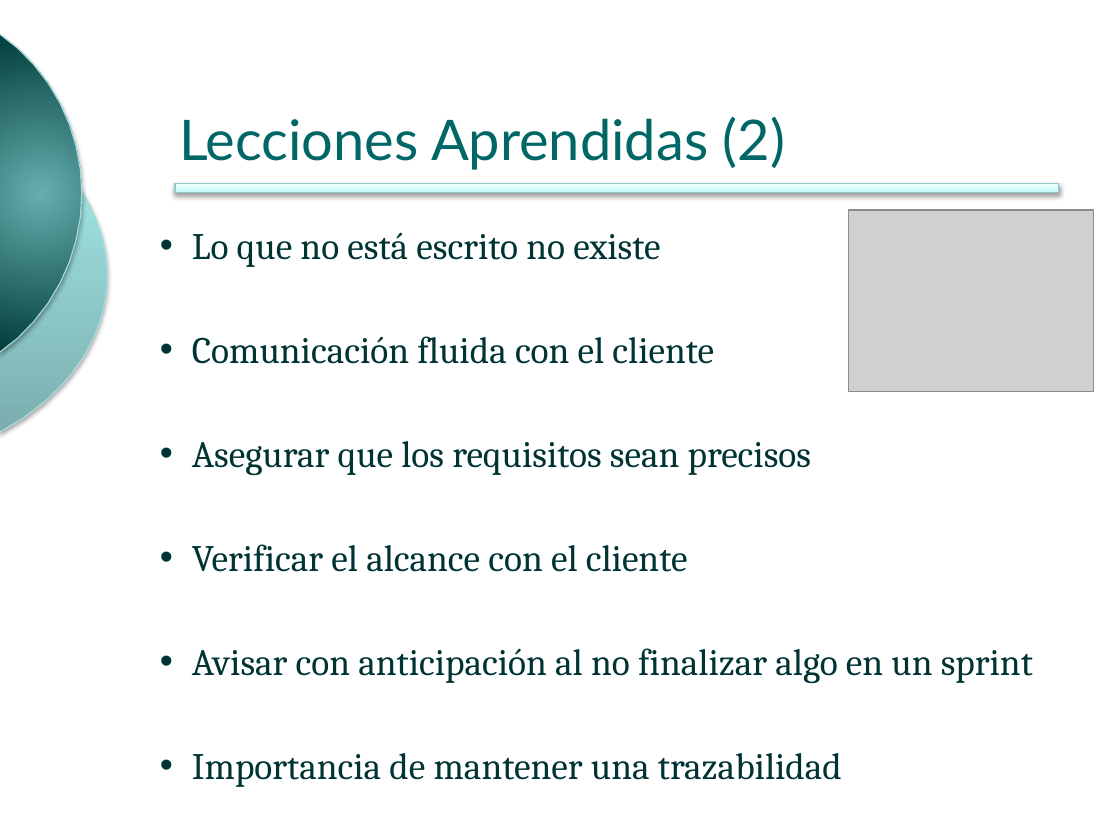
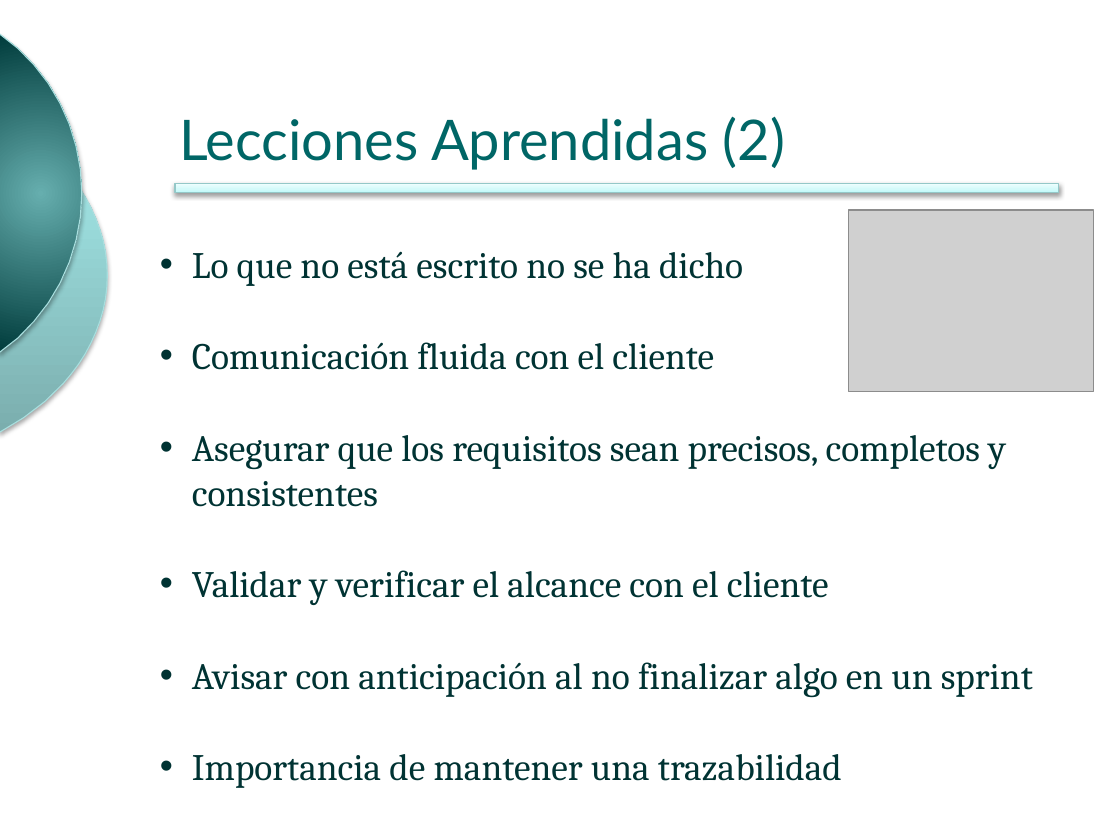
Before and after one commit to ingevy/taller-desarrollo-proyectos-ii-2do-2010, a slide deck: slide 13 of presentations/presentacionFinal.pptx. Drawn at 1120x840 pixels with LibreOffice and Linux fonts; fonts in the diff are those of the drawing; grey boxes stand for pictures; background and template pictures are left out. Boxes give left, top, right and bottom in pixels: in the first picture for what was removed or moved away, otherwise in the second. Text is boxed around its words. In the diff, an @@ line names an element or a change of style, - is before the commit and + after.

```diff
--- a/presentations/presentacionFinal.pptx
+++ b/presentations/presentacionFinal.pptx
@@ text "Lo que no está escrito ...": place and size @@
-text "Lo que no está escrito ..." at (192, 232, 1033, 787)
+text "Lo que no está escrito ..." at (192, 251, 1033, 788)
@@ text at (192, 251, 743, 286): text changed @@
-• Lo que no está escrito no existe
+• Lo que no está escrito no se ha dicho
@@ text at (192, 342, 1033, 788): less space between paragraphs @@
@@ text at (192, 435, 1006, 605): text changed @@
-• Asegurar que los requisitos sean precisos
-• Verificar el alcance con el cliente
+• Asegurar que los requisitos sean precisos, completos y consistentes
+• Validar y verificar el alcance con el cliente
```
Also in this commit, not shown: 1 other slide changed.
